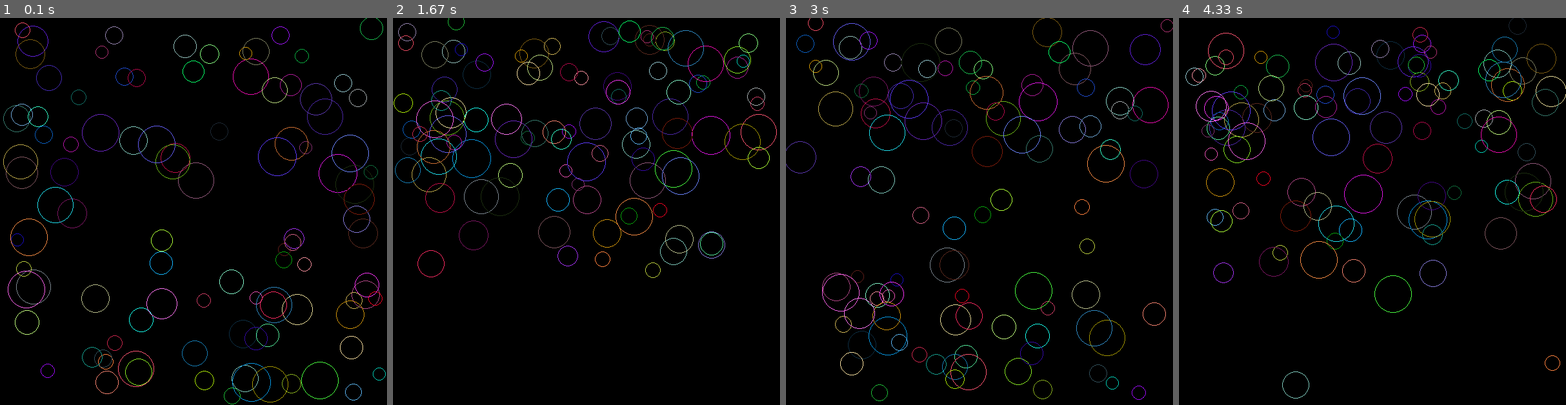
Above: before the commit, frames 1-4 (left to right).
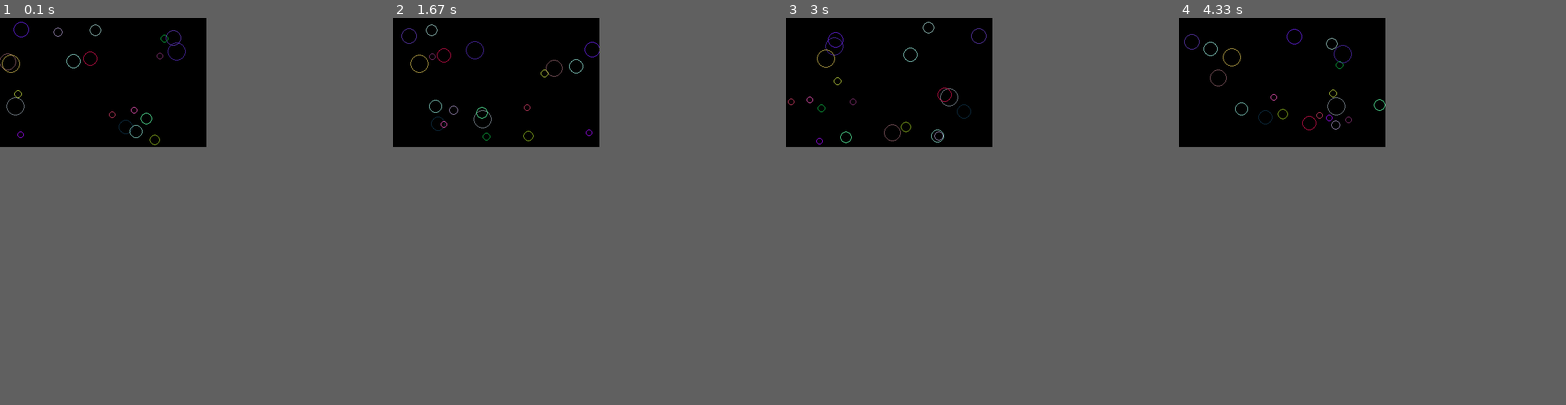
Above: after the commit, the same moments.

Repository: gunny26/pygame
Game: pygame game, started from effects/Particle.py
Two runs of this game, one before a commit and one after it. Both use one fixed random seed, a clock stepped at 60 frames per second and the inputs below.
Inputs (mouse positions are in pixels of both pictures, inside the frame that each line leads up to):
- Up to frame 1 (0.1 s): no input
- Up to frame 2 (1.67 s): press the mouse at (586, 234) at 0.37 s; move the mouse to (540, 226) at 0.47 s; release the mouse at (493, 215) at 0.6 s
- Up to frame 3 (3 s): no input
- Up to frame 4 (4.33 s): no input
In our replay, the window is 600x600 before the commit and 320x200 after it. These sizes can differ from the game's own. Grey fills any space a smaller window leaves; there, only what the larger window draws over its background counts as a difference.

The runs differ from the first frame. In frame 1, 3.1% of the frame differs, in the area x 0-100%, y 0-100%; in frame 2, 3.1%; in frame 3, 3.1%; in frame 4, 3.1%.

Commit message:
added in demo

Diff:
--- a/effects/Particle.py
+++ b/effects/Particle.py
@@ -4,11 +4,6 @@
 import random
 # non std modules
 import pygame
-from pygame import gfxdraw
-import numpy
-# own modules
-from Vec2d import Vec2d
-# from Vector import Vector
 
 FPS = 50
 
@@ -83,8 +78,8 @@
         self.size = size
         self.color = color
         # garivty is 9.81 m/s
-        self.gravity = Vector(0, -9.81 / FPS)  # force to the ground aka bottom side
-        self.drag = Vector(1.0, 1.0)  # decrease in speed per FPS
+        self.gravity = Vector(0, 9.81 / FPS)  # force to the ground aka bottom side
+        self.drag = Vector(1.0, 0.999)  # decrease in speed per FPS
 
     def _bounce(self):
         """ bounce from surface borders """
@@ -139,7 +134,7 @@
             pos = Vector(random.randint(0, self.surface.get_width()), random.randint(0, self.surface.get_height()))
             direction = Vector(10 * (random.random() - 0.5), 10 * (random.random() - 0.5))
             color = pygame.Color(random.randint(0, 255), random.randint(0, 255), random.randint(0, 255), 255)
-            size = 10 + random.randint(0, 20)
+            size = 5 + random.randint(0, 10)
             particle = Particle(self.surface, pos, direction, size, color)
             self.particles.append(particle)
 
@@ -188,13 +183,13 @@
             #p2.pos.y += math.cos(angle) + overlap
 
 
-if __name__=='__main__':
+def main():
 
     try:
-        surface = pygame.display.set_mode((600,600))
+        surface = pygame.display.set_mode((320, 200))
         pygame.init()
         things = (
-            Particles(surface, 100),
+            Particles(surface, 20),
             )
         clock = pygame.time.Clock()
         # mark pause state
@@ -210,11 +205,6 @@
             for event in events:
                 if event.type == pygame.QUIT:
                     pygame.quit()
-                elif event.type == pygame.MOUSEBUTTONDOWN:
-                    (mouseX, mouseY) = pygame.mouse.get_pos()
-                    clicked = Vec2d(mouseX, mouseY)
-                elif event.type == pygame.MOUSEBUTTONUP:
-                    clicked = None
             keyinput = pygame.key.get_pressed()
             if keyinput is not None:
                 # print keyinput
@@ -232,3 +222,6 @@
                 # pygame.display.flip()
     except KeyboardInterrupt:
         pygame.quit()
+
+if __name__=='__main__':
+    main()
--- a/effects/demo_test.py
+++ b/effects/demo_test.py
@@ -13,6 +13,7 @@
 from SpiralText import SpiralText
 from Starfield import Starfield
 from Plasma import Plasma
+from Particle import Particles
 # background effects
 from PerlinNoise import PerlinNoise
 from PlasmaFractal import PlasmaFractal
@@ -106,6 +107,9 @@
             }, {
                 "backgrounds": [SpectrumBar((width, height), 44100)],
                 "effects": [Plasma(surface)],
+            }, {
+                "backgrounds" : [GradientBackground((width, height), start_rgb, target_rgb)],
+                "effects": [Particles(surface, 10)]
             }
         ]
         pause = False
